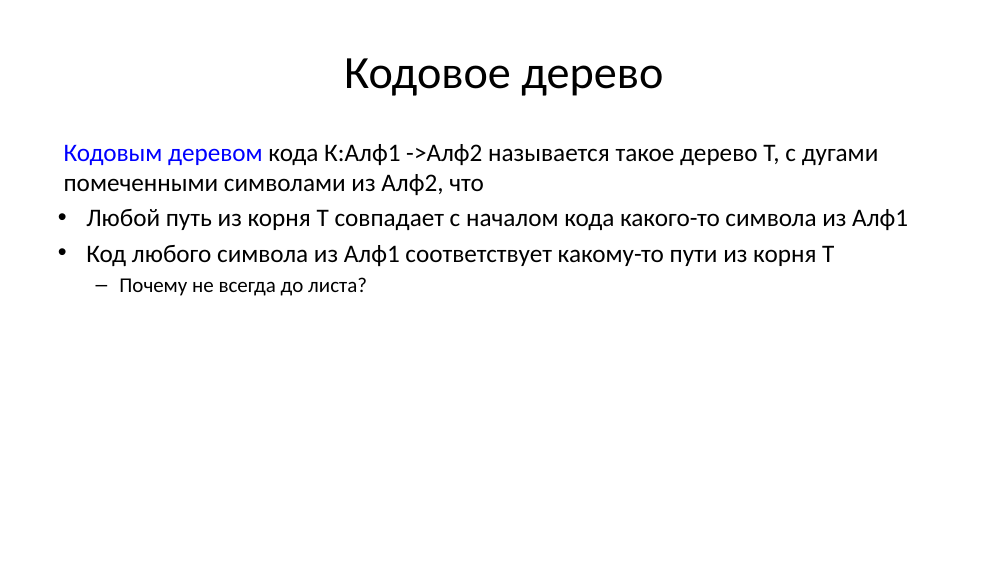
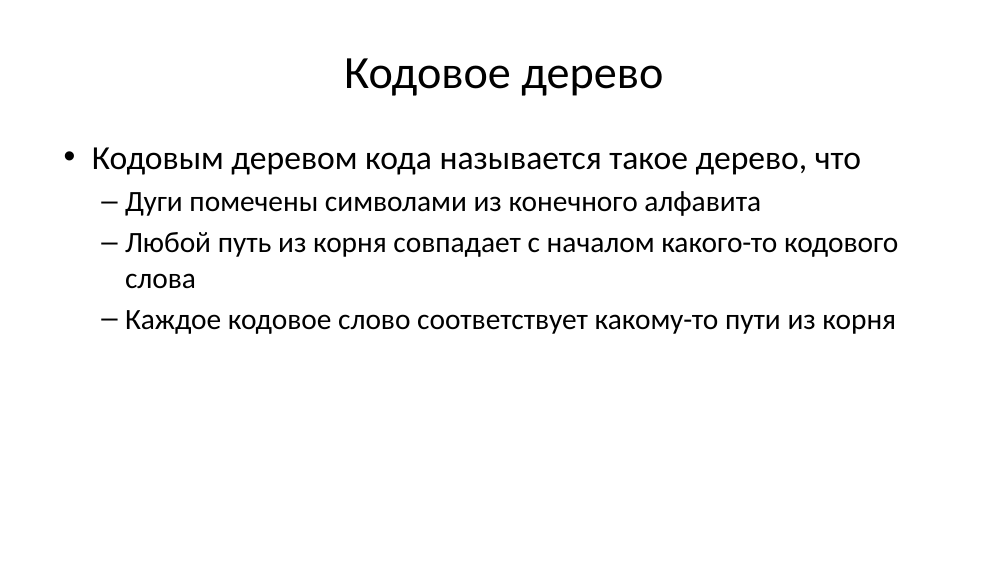
Before and after one commit to Evgueni-Petrov-aka-espetrov/Algorithms-and-Programming-in-C-pptx, a slide deck: slide 10 of 14 Кодирование.pptx (slide 8 before the commit). Drawn at 1008x567 pixels with LibreOffice and Linux fonts; fonts in the diff are those of the drawing. Boxes give left, top, right and bottom in pixels: in the first picture for what was removed or moved away, otherwise in the second. Text is boxed around its words. In the diff, an @@ line names an element or a change of style, - is before the commit and + after.

```diff
--- a/14 Кодирование.pptx
+++ b/14 Кодирование.pptx
@@ text at [92,147,898,334]: text changed; size 24 to 28 pt @@
-Кодовым деревом кода К:Алф1 ->Алф2 называется такое дерево Т, с дугами помеченными символами из Алф2, что
-• Любой путь из корня Т совпадает с началом кода какого-то символа из Алф1
-• Код любого символа из Алф1 соответствует какому-то пути из корня Т
-  – Почему не всегда до листа?
+• Кодовым деревом кода называется такое дерево, что
+  – Дуги помечены символами из конечного алфавита
+  – Любой путь из корня совпадает с началом какого-то кодового слова
+  – Каждое кодовое слово соответствует какому-то пути из корня
```
Also in this commit, not shown: 17 other slides changed, 5 slides added, 10 slides removed.
